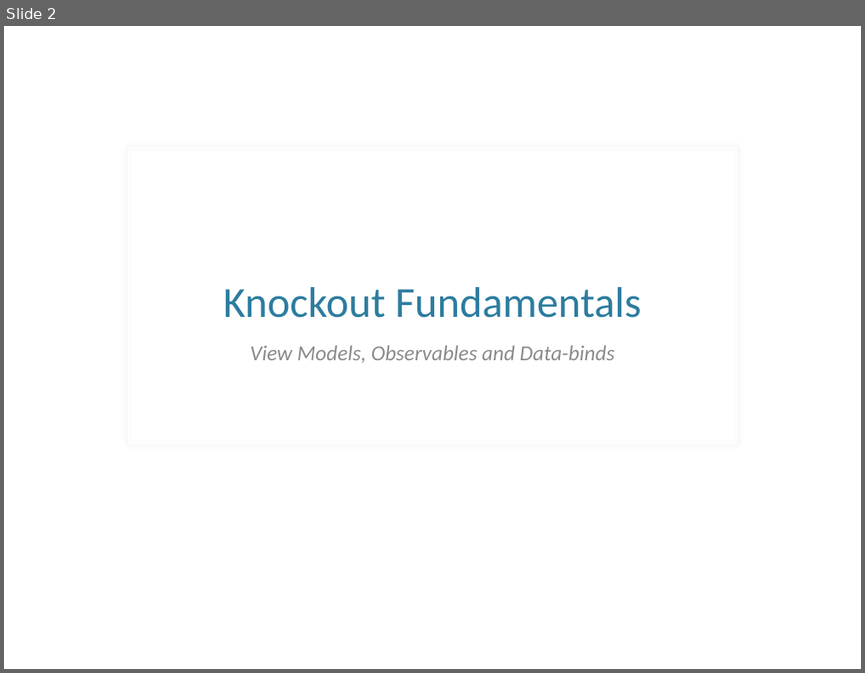
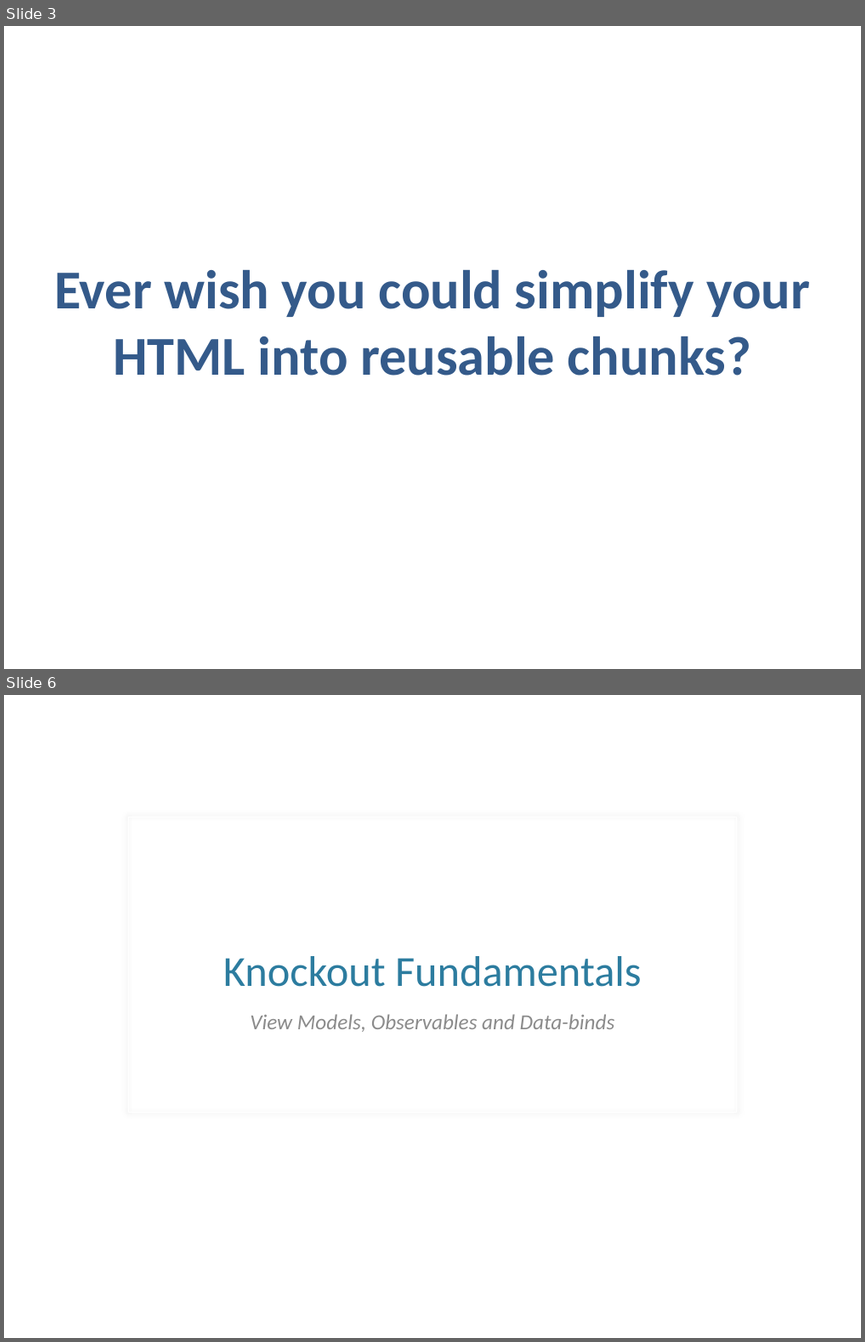
Before and after one commit to samnau/knockout-templating, a slide deck: Knockout Templating - slides.pptx. Shown one above the other, each under a label of ours: slide 2 before the commit, slides 3 and 6 after it; the slides between them are not shown. The pictures are 865x673 and 865x1342 pixels, drawn with LibreOffice and Linux fonts; fonts in the diff are those of the drawing; background and template pictures are left out. Boxes give left, top, right and bottom in pixels: in the first picture for what was removed or moved away, otherwise in the second. Text is boxed around its words. In the diff, an @@ line names an element or a change of style, - is before the commit and + after.

```diff
--- a/Knockout Templating - slides.pptx
+++ b/Knockout Templating - slides.pptx
@@ slide 3 added at (4, 26, 861, 669), background picture (left out) @@
@@ title added at (54, 270, 810, 375), 46 pt, text #345A8A, bold @@
+Ever wish you could simplify your HTML into reusable chunks?
@@ what was slide 2 is now slide 6 @@
```
Also in this commit, not shown: 3 slides changed, 3 other slides added, 1 slide removed.
